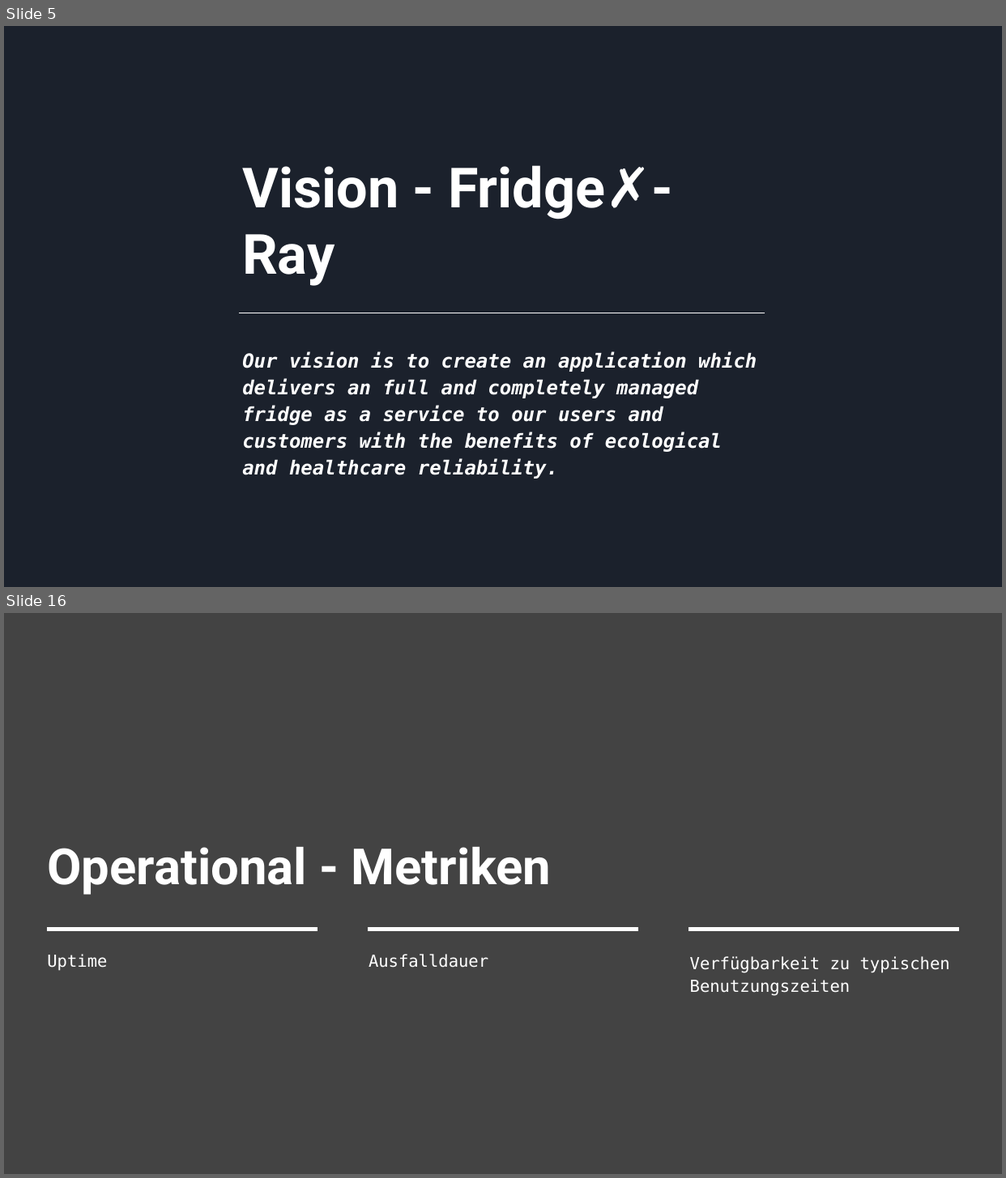
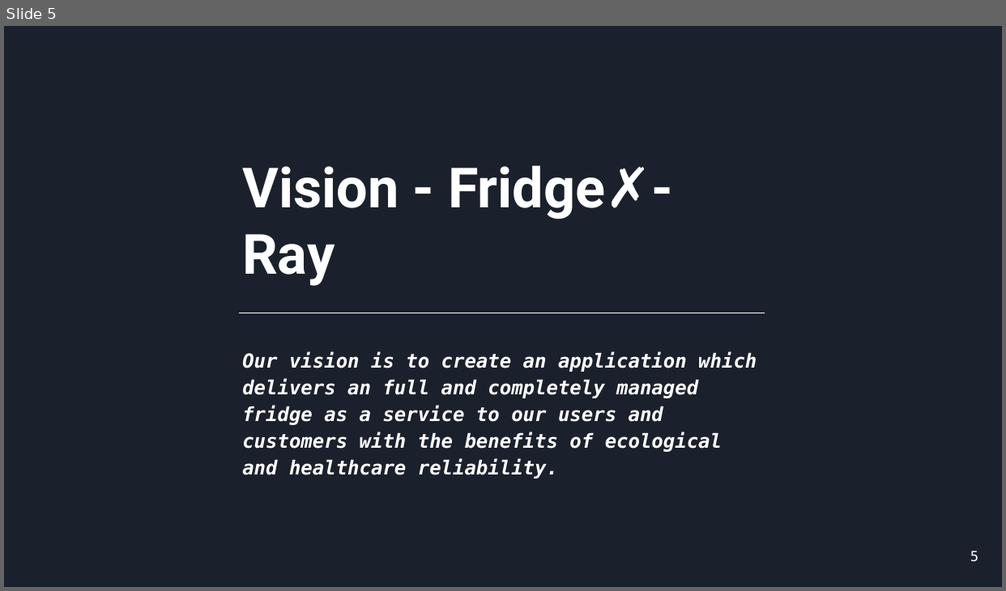
Before and after one commit to HeroPhil/DHBW-Fridge, a slide deck: presentation.pptx. Shown one above the other, each under a label of ours: slides 5 and 16 before the commit, slide 5 after it; the slides between them are not shown. The pictures are 1006x1178 and 1006x591 pixels, drawn with LibreOffice and Linux fonts; fonts in the diff are those of the drawing. Boxes give left, top, right and bottom in pixels: in the first picture for what was removed or moved away, otherwise in the second. Text is boxed around its words. In the diff, an @@ line names an element or a change of style, - is before the commit and + after.

```diff
--- a/presentation.pptx
+++ b/presentation.pptx
@@ slide 16 removed at [4,613,1002,1174], background #FFFFFF @@
@@ rectangle removed at [4,613,1002,1174] @@
@@ title removed at [47,846,552,895] @@
-Operational - Metriken
@@ line removed from (47, 930) to (317, 930) @@
@@ line removed from (367, 930) to (639, 930) @@
@@ line removed from (688, 930) to (959, 930) @@
@@ text removed at [47,954,107,971] @@
-Uptime
@@ text removed at [368,954,488,968] @@
-Ausfalldauer
@@ text removed at [690,956,950,996] @@
-Verfügbarkeit zu typischen Benutzungszeiten
@@ slide 5 changed as well @@
@@ page number added at [970,551,978,562], 10 pt, text #FFFFFF @@
+5
```
Also in this commit, not shown: 6 other slides changed, 16 slides added, 16 other slides removed, 13 other files.
